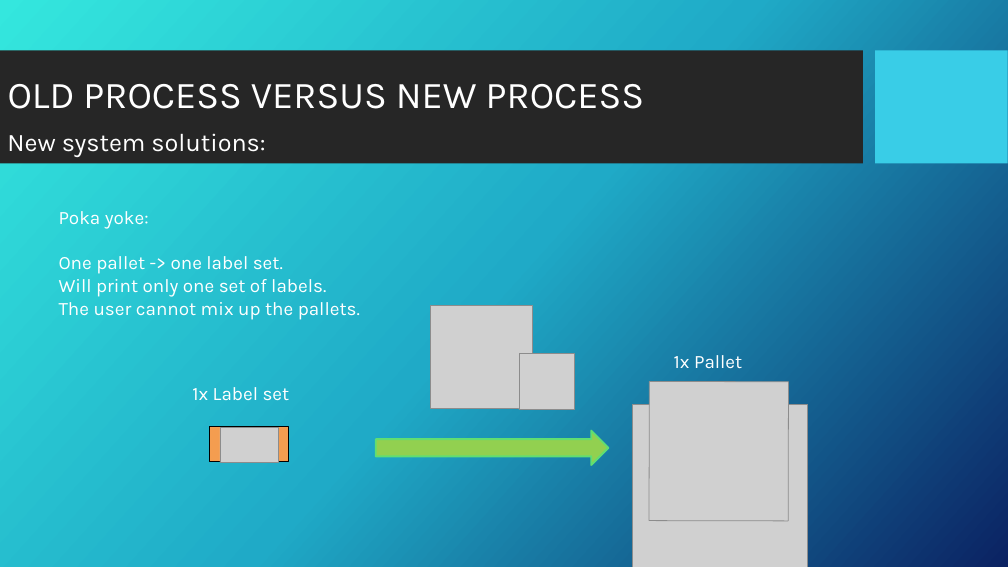
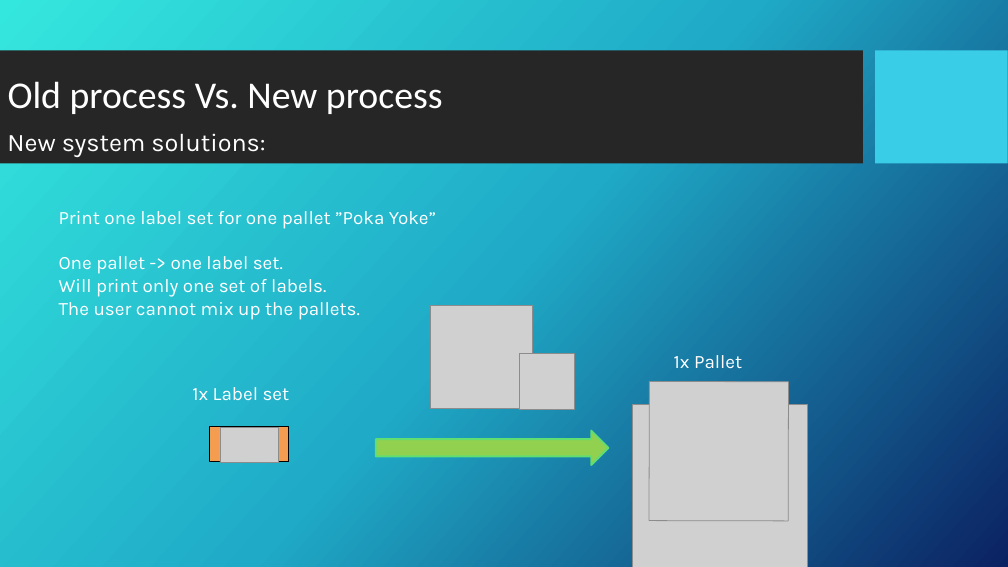
Before and after one commit to DangerX7/PalletScanAndPrint, a slide deck: slide 5 of Pallet Scan and Print Project Presentation.pptx (slide 4 before the commit). Drawn at 1008x567 pixels with LibreOffice and Linux fonts; fonts in the diff are those of the drawing; grey boxes stand for pictures; background and template pictures are left out. Boxes give left, top, right and bottom in pixels: in the first picture for what was removed or moved away, otherwise in the second. Text is boxed around its words. In the diff, an @@ line names an element or a change of style, - is before the commit and + after.

```diff
--- a/Pallet Scan and Print Project Presentation.pptx
+++ b/Pallet Scan and Print Project Presentation.pptx
@@ title at <box>8,81,443,114</box>: text changed; font Karla to Calibri @@
-OLD PROCESS VERSUS NEW PROCESS
+Old process Vs. New process
@@ text at <box>59,211,436,229</box>: text changed @@
-Poka yoke:
+Print one label set for one pallet ”Poka Yoke”
```
Also in this commit, not shown: 6 other slides changed, 2 slides added.
